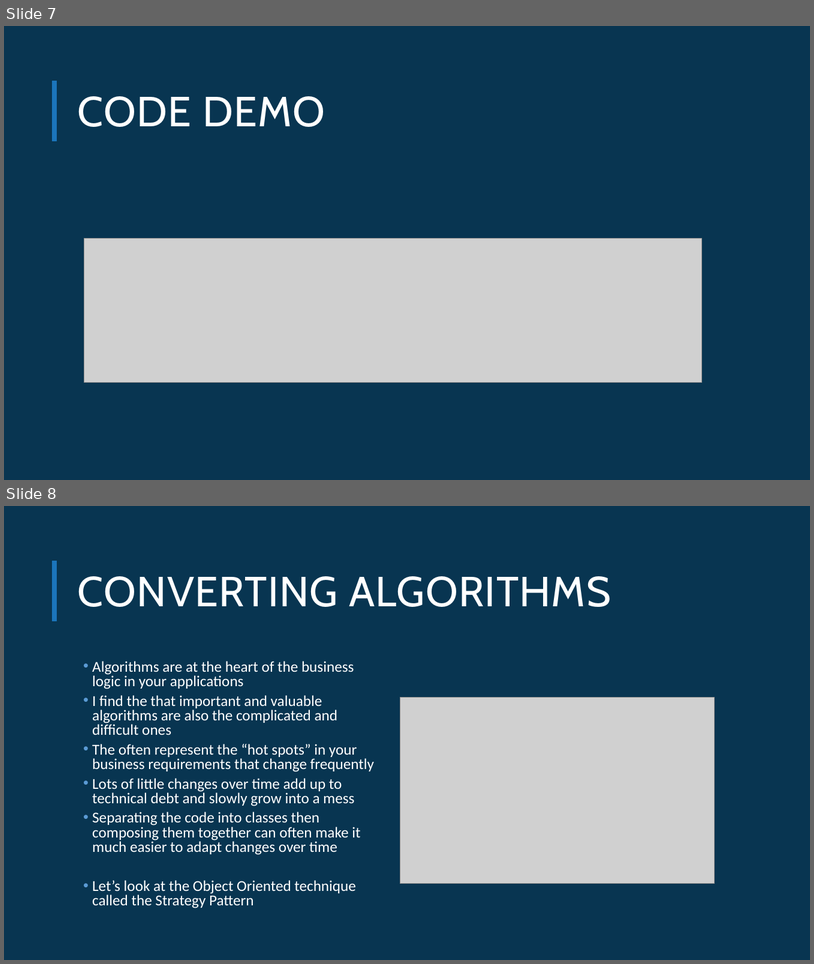
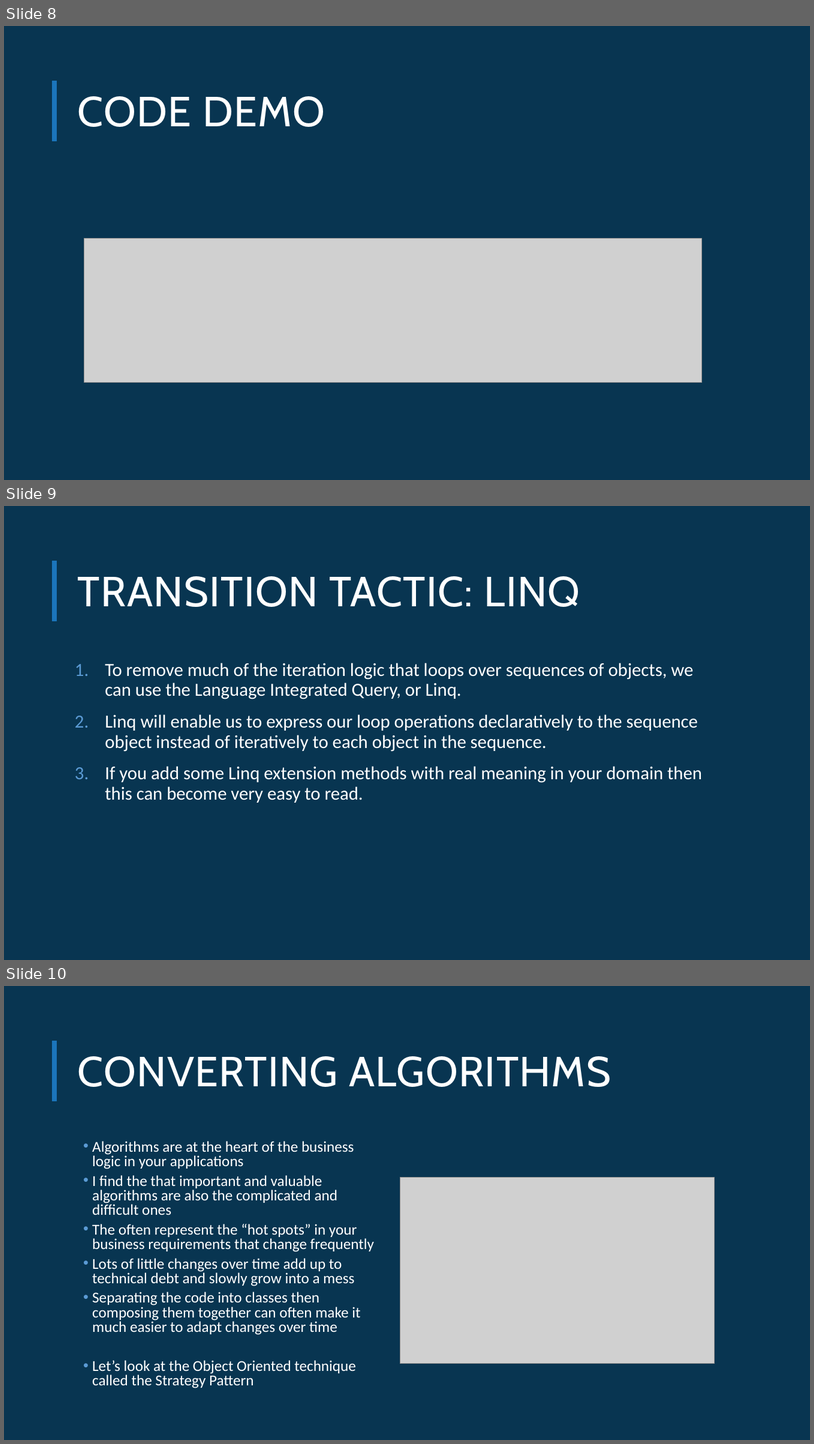
Before and after one commit to MarkEwer/JaxDugSamples, a slide deck: Refactoring_Procedural_Code/Refactoring_Procedural_Code.pptx. Shown one above the other, each under a label of ours: slides 7 and 8 before the commit, slides 8, 9 and 10 after it. The pictures are 814x964 and 814x1444 pixels, drawn with LibreOffice and Linux fonts; fonts in the diff are those of the drawing; grey boxes stand for pictures; background and template pictures are left out. Boxes give left, top, right and bottom in pixels: in the first picture for what was removed or moved away, otherwise in the second. Text is boxed around its words. In the diff, an @@ line names an element or a change of style, - is before the commit and + after.

```diff
--- a/Refactoring_Procedural_Code/Refactoring_Procedural_Code.pptx
+++ b/Refactoring_Procedural_Code/Refactoring_Procedural_Code.pptx
@@ slide 9 added at box(4, 506, 810, 960), background #083551; not listed: 1 template element that a slide beside it also shows @@
@@ title added at box(78, 576, 581, 607), 50 pt, text #FFFFFF @@
+TRANSITION TACTIC: LINQ
@@ text added at box(105, 663, 702, 802), 22 pt, text #FFFFFF @@
+1. To remove much of the iteration logic that loops over sequences of objects, we can use the Language Integrated Query, or Linq.
+2. Linq will enable us to express our loop operations declaratively to the sequence object instead of iteratively to each object in the sequence.
+3. If you add some Linq extension methods with real meaning in your domain then this can become very easy to read.
@@ what was slide 7 is now slide 8 @@
@@ what was slide 8 is now slide 10 @@
```
Also in this commit, not shown: 1 slide changed, 2 other slides added.
